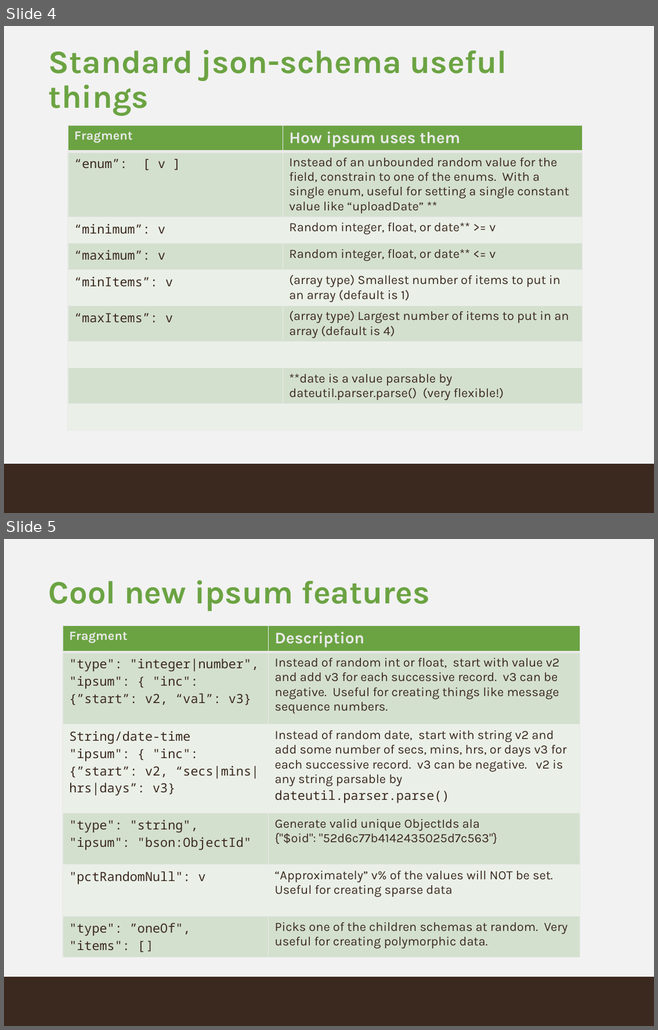
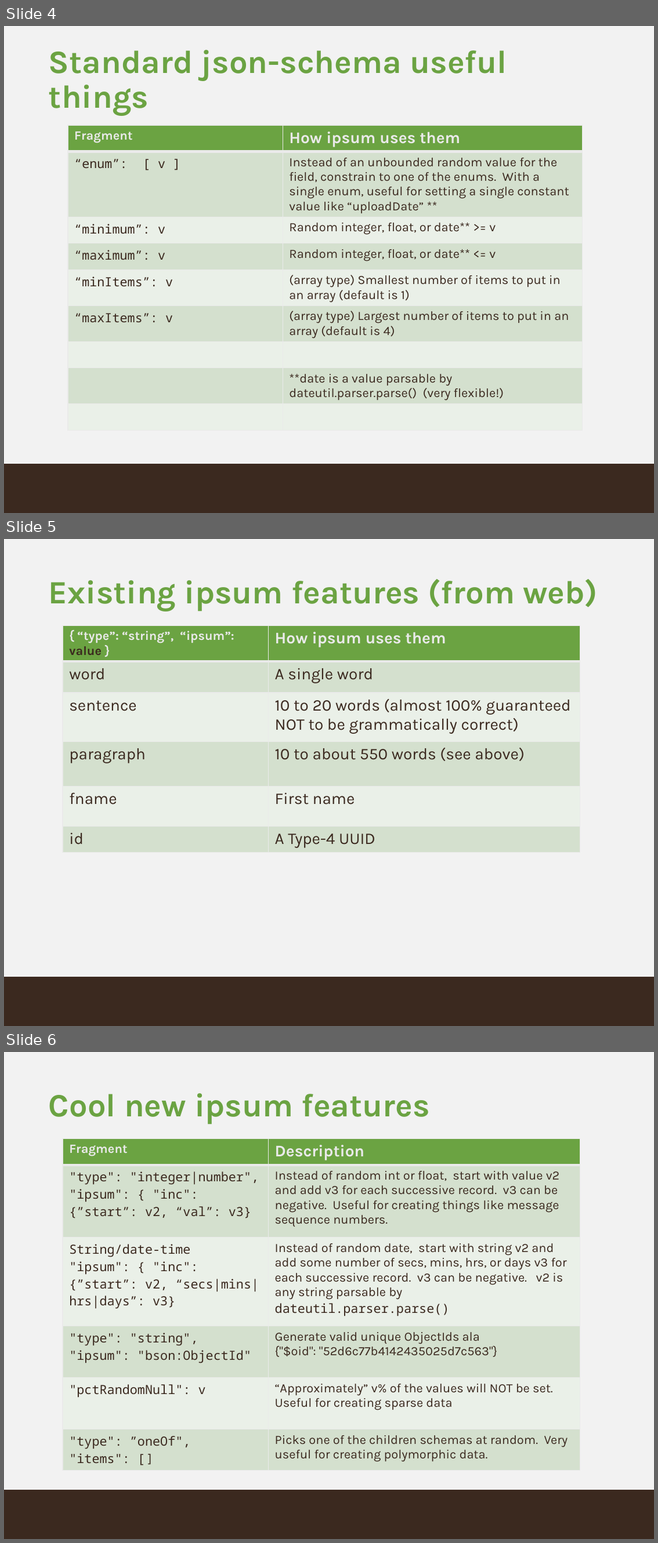
Before and after one commit to buzzm/ipsum, a slide deck: ipsum.pptx. Shown one above the other, each under a label of ours: slides 4 and 5 before the commit, slides 4, 5 and 6 after it. The pictures are 658x1030 and 658x1543 pixels, drawn with LibreOffice and Linux fonts; fonts in the diff are those of the drawing; background and template pictures are left out. Boxes give left, top, right and bottom in pixels: in the first picture for what was removed or moved away, otherwise in the second. Text is boxed around its words. In the diff, an @@ line names an element or a change of style, - is before the commit and + after.

```diff
--- a/ipsum.pptx
+++ b/ipsum.pptx
@@ slide 5 added at bbox=[4, 539, 654, 1026], background #F2F2F2; not listed: 1 template element that a slide beside it also shows @@
@@ title added at bbox=[49, 579, 597, 611], 36 pt, text #6BA342, bold @@
+Existing ipsum features (from web)
@@ table added at bbox=[63, 625, 579, 850], 6 rows, 2 columns @@
+{ “type”: “string”, “ipsum”: value } | How ipsum uses them
+word | A single word
+sentence | 10 to 20 words (almost 100% guaranteed NOT to be grammatically correct)
+paragraph | 10 to about 550 words (see above)
+fname | First name
+id | A Type-4 UUID
@@ what was slide 5 is now slide 6 @@
```
Also in this commit, not shown: 3 slides changed, 3 other files.
